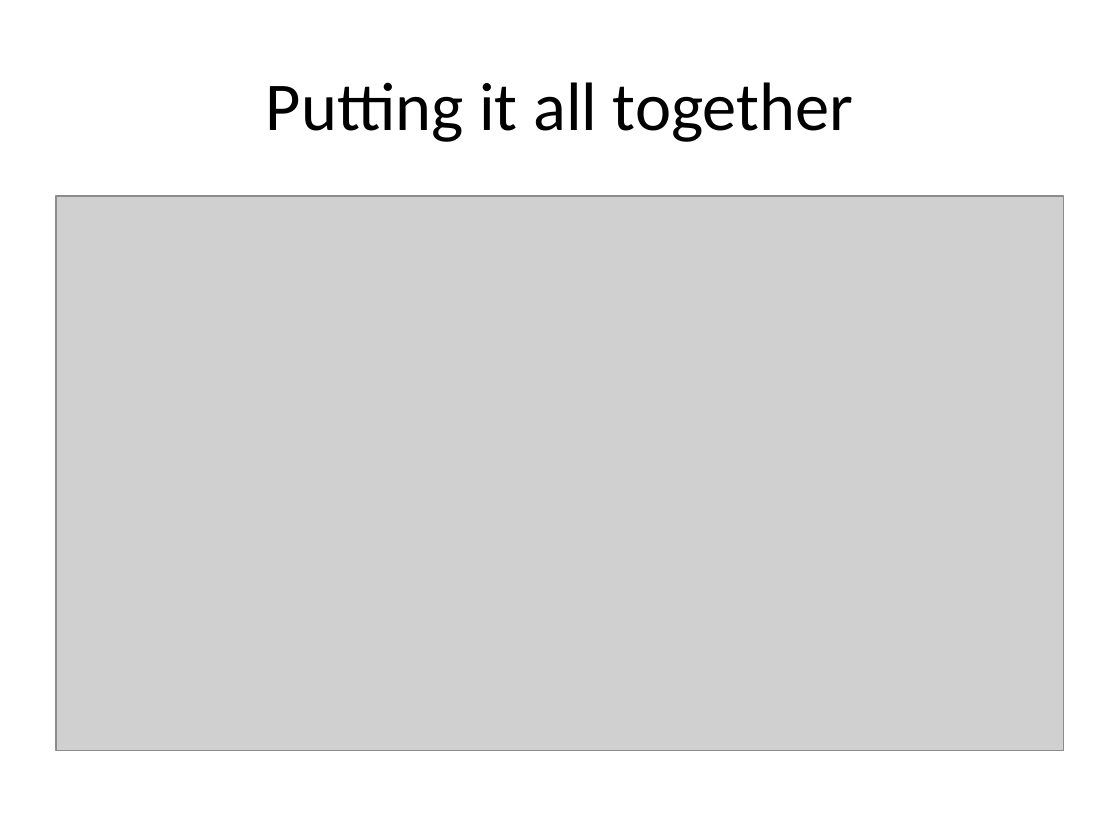
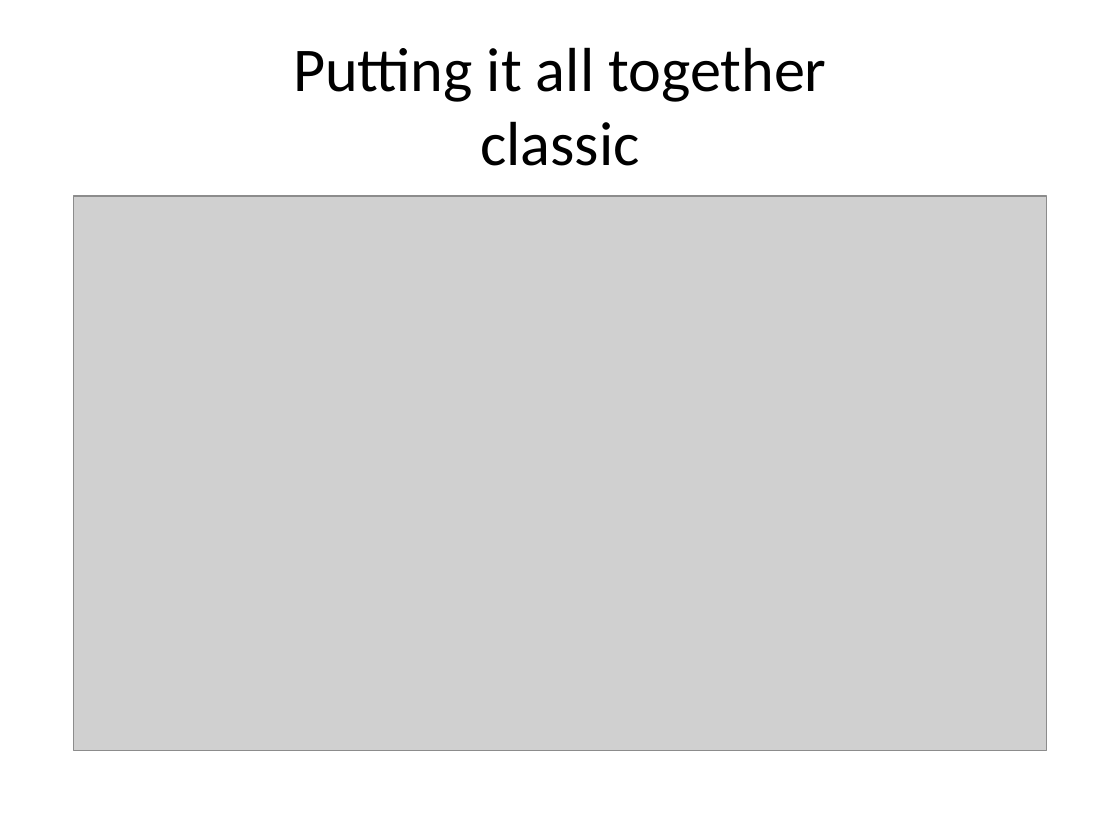
Before and after one commit to kamyu104/GofPatterns, a slide deck: slide 70 of Effective patterns.ppt (slide 50 before the commit). Drawn at 1120x840 pixels with LibreOffice and Linux fonts; fonts in the diff are those of the drawing; grey boxes stand for pictures. Boxes give left, top, right and bottom in pixels: in the first picture for what was removed or moved away, otherwise in the second. Text is boxed around its words. In the diff, an @@ line names an element or a change of style, - is before the commit and + after.

```diff
--- a/Effective patterns.ppt
+++ b/Effective patterns.ppt
@@ title at <box>293,47,826,166</box>: text changed; size 44 to 40 pt @@
-Putting it all together
+Putting it all together
+classic
@@ picture: place and size @@
-picture at <box>56,196,1064,750</box>
+picture at <box>74,196,1046,750</box>
```
Also in this commit, not shown: 6 other slides changed, 30 slides added, 5 slides removed.
